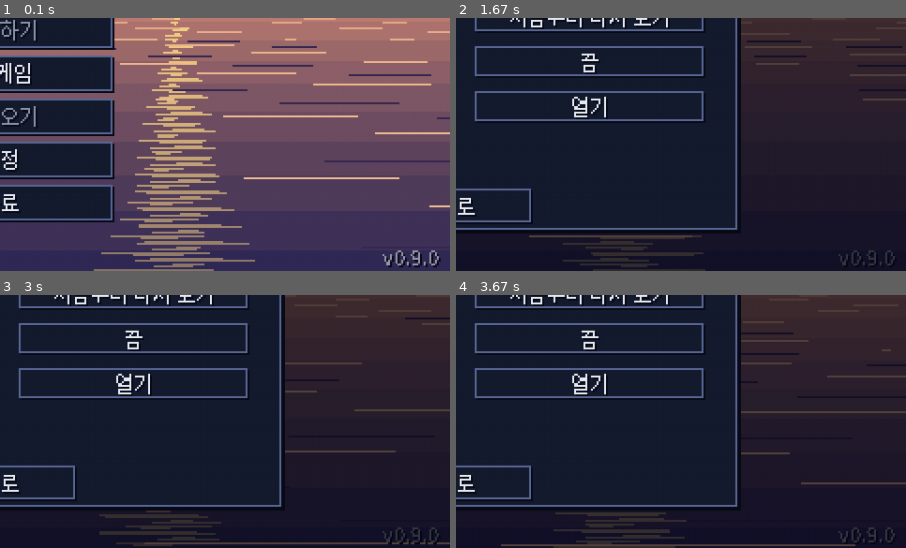
Above: before the commit, frames 1-4 (two rows, left to right).
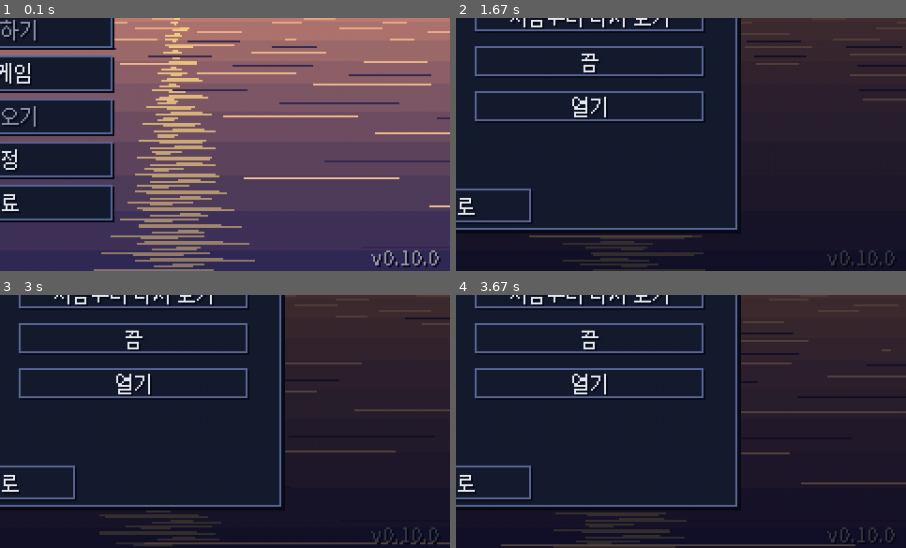
Above: after the commit, the same moments.

Repository: sinsiu60/fishingplanet
Game: pygame game, started from main.py
The game is run twice, just before and just after one commit, with the same random seed, the same clock (stepped at 60 frames per second) and the same inputs.
Inputs (mouse positions are % of the whole screen's width and height, from its top left):
- Up to frame 1 (0.1 s): no input
- Up to frame 2 (1.67 s): move the mouse to (19, 35) at 0.87 s; click (45, 76) at 1.38 s
- Up to frame 3 (3 s): click (88, 88) at 1.72 s; click (85, 76) at 2.05 s; click (17, 60) at 2.38 s; click (20, 16) at 2.72 s
- Up to frame 4 (3.67 s): click (22, 61) at 3.08 s; click (28, 42) at 3.58 s
The pictures show only the part of the screen within x 50-100%, y 50-100%; the shares and areas given below are measured in that part.

The runs differ from the first frame. In frame 1, 0.4% of the frame differs, in the area x 82-95%, y 91-99%; in frame 2, 0.2%; in frame 3, 0.2%; in frame 4, 0.2%.

Commit message:
REEL Z5: verification (fight music all spots, loop seams, reel ramp, zing log, worst case, voice budget), stress tool fixes (keep line alive, include reel loops, --normal crisis case), listening checklist, v0.10.0 release notes
Co-Authored-By: Claude Opus 5.5 <noreply@anthropic.com>
Claude-Session: https://claude.ai/code/session_01XkZZxEWm7K26sk4a4EAFMF

Diff:
--- a/dist_readme.txt
+++ b/dist_readme.txt
@@ -1,4 +1,4 @@
-낚시 게임 v0.9.0
+낚시 게임 v0.10.0
 ================
 
 실행: FishingGame.exe 를 더블클릭하세요. (Python 설치 필요 없음)
--- a/src/version.py
+++ b/src/version.py
@@ -1,2 +1,2 @@
 """게임 버전 (릴리즈 태그 v<VERSION>, buildozer.spec version 과 같게)."""
-VERSION = "0.9.0"
+VERSION = "0.10.0"
--- a/tools/sound_stress.py
+++ b/tools/sound_stress.py
@@ -5,6 +5,8 @@
 오프라인으로 다시 만들어** 찢어짐(1.0 넘는 샘플)·최대 음량·끊긴 소리(채널을 못 얻은 재생)를 잰다.
 
   python tools/sound_stress.py [초=20] [--wav 파일]     (오디오 장치 없이 돌아감: SDL_AUDIODRIVER=dummy)
+  --normal   전설 대신 일반 대형 물고기(참다랑어) + 파이팅 음악 무거운 층 + 위기 층 + 지잉 연타 (32-16 Z5)
+합에는 릴·드랙 루프(ReelPlayer, 32-16 Z2 — 믹서 목록 밖 채널)도 들어간다.
 """
 import os
 import random
@@ -55,7 +57,12 @@
     g.scenes.push(sc)
     for k in list(tut.CARDS) + list(tut.GUIDES):
         sc.tutorial.seen.add(k)
-    legend = next(f for f in sc.all_fish if f["rarity"] == "legend" and f.get("phases"))
+    normal = "--normal" in argv
+    if normal:
+        legend = dict(next(f for f in sc.all_fish if f["id"] == "bluefin"))
+        legend["size_cm"] = [200, 240]   # 대형 (100cm+) → 무거운 파이팅 층
+    else:
+        legend = next(f for f in sc.all_fish if f["rarity"] == "legend" and f.get("phases"))
     sc._set_spot(legend["spot"])
     sc.weather_sys.current = "storm"
     sc.weather_sys.next_change = 9e9
@@ -65,7 +72,8 @@
     sc.cast.state = CastState.HOOKED
     sc._start_fight()
     f = sc.fight
-    f.brain.phase = len(f.brain.phases) - 1   # 마지막 페이즈 = 보스 층 3개 모두
+    if not normal:
+        f.brain.phase = len(f.brain.phases) - 1   # 마지막 페이즈 = 보스 층 3개 모두
     sfx, am = g.sfx, g.adaptive
     rate = sfx.rate
     frames: list[tuple] = []   # (시계, [(소리 배열, 시작 샘플 위치, L, R, 반복)])
@@ -91,6 +99,7 @@
         f.stamina = f.stamina_max   # 끝까지 파이팅 (잡히지 않게)
         f.distance = max(f.distance, 12.0)
         f.tension = max(f.tension, f.green_high + 8)
+        f.line = f.line_max   # 빨강 장력이어도 줄은 안 끊기게 (예전엔 2초 만에 끊겨 나머지가 '놓친 뒤'였음)
         if i % 90 == 0:  # 1.5초마다 예고 (이중 패턴이 있으면 이중, 없으면 계열을 돌아가며)
             b = sc.fight.brain
             acts = ["dual"] if getattr(b, "dual_pairs", None) else []
@@ -104,6 +113,10 @@
             sc._perfect_sound()
         if i % 200 == 50:
             sc._on_fight_event("double_perfect")
+        if normal and i % 25 == 5:
+            sc._zing("small")      # 작은 지잉 연타 (쿨다운 1.5초가 거름)
+        if normal and i % 120 == 60:
+            sc._zing("mid")
         if i % 150 == 30:
             sc.lightning.strike(sc.cam.horizon, sc.cam.width)
         if i % 40 == 0:
@@ -133,6 +146,14 @@
                 ang = (max(-1.0, min(1.0, e["pan"])) + 1) * np.pi / 4
                 L, R = min(1.0, v * np.cos(ang) * 1.41), min(1.0, v * np.sin(ang) * 1.41)
             snap.append((a, pos, L, R, e["loop"]))
+        for name, v in sc.fight_audio.reel.voices.items():   # 릴·드랙 루프 (믹서 목록 밖)
+            key = id(v)
+            if key not in started:
+                started[key] = (v["ch"].get_sound(), sfx.clock - dt)
+            snd, t0 = started[key]
+            if snd is not None and v["q"]:
+                vv = v["q"] / 128
+                snap.append((arr(snd), int((sfx.clock - t0) * rate), vv, vv, True))
         for k, snd in am.sounds.items():
             v = am.ch[k].get_volume()
             if v > 0:
@@ -163,7 +184,10 @@
     clipped = int((np.abs(out) > 1.0).sum())
     rms = float(np.sqrt((out ** 2).mean()))
     busy = max(len(s) for s in frames)
-    print(f"최악 상황 {sec:.0f}초 (전설 {legend['name']} 마지막 페이즈 · 폭풍 · 이중 패턴 · 퍼펙트 연타 · 빨강 장력)")
+    what = f"대형 {legend['name']} · 파이팅 음악 {sorted(k for k in am.sounds if am.level.get(k, 0) > 0.05)} · 지잉 연타" if normal \
+        else f"전설 {legend['name']} 마지막 페이즈"
+    print(f"최악 상황 {sec:.0f}초 ({what} · 폭풍 · 이중 패턴 · 퍼펙트 연타 · 빨강 장력)")
+    print(f"  릴 루프 동시 최대 {sc.fight_audio.reel.max_voices}개 · 음악 상황 {am.applied}")
     print(f"  동시 재생 최대 {busy}개 (채널 {pygame.mixer.get_num_channels()}, 신호 예약 {sfx.n_sig}, 음악 예약 {sfx.n_mus})")
     print(f"  최대 {20 * np.log10(max(peak, 1e-9)):+.1f} dBFS · 평균 {20 * np.log10(max(rms, 1e-9)):.1f} dBFS · 찢어진 샘플 {clipped} ({clipped / out.size * 100:.3f}%)")
     print(f"  재생 요청 {asked} / 채널 못 얻음 {fails}")
Not shown, changed: DESIGN.md
Not shown, changed: RELEASE_NOTES.md
Not shown, changed: SOUND_CHECKLIST.md
Not shown, changed: buildozer.spec
